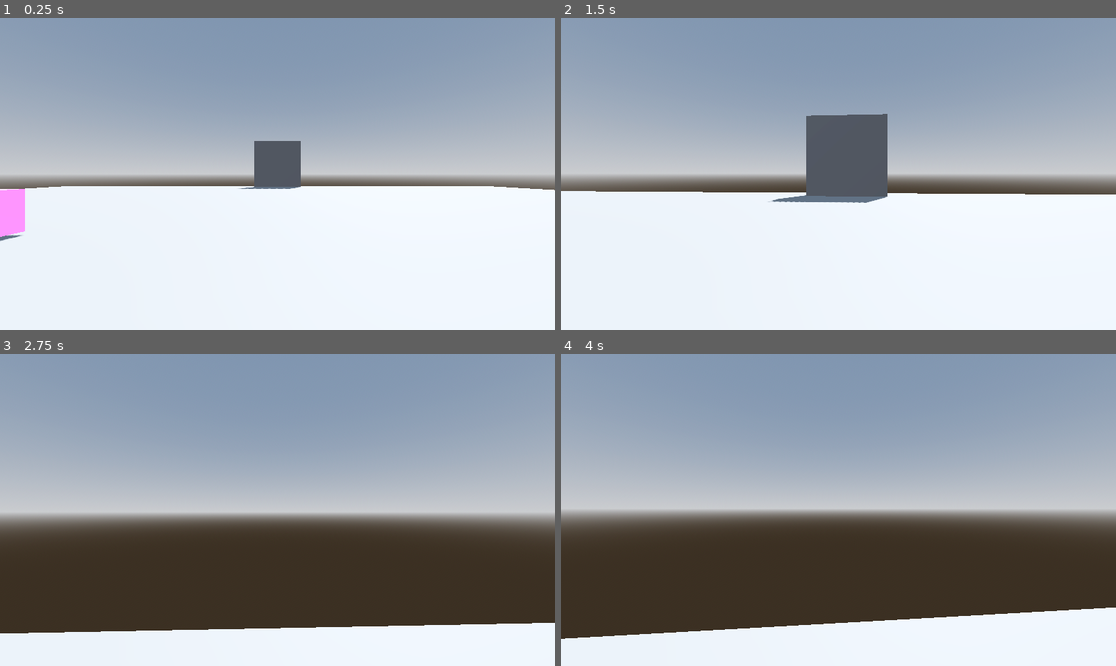
Above: before the commit, frames 1-4 (two rows, left to right).
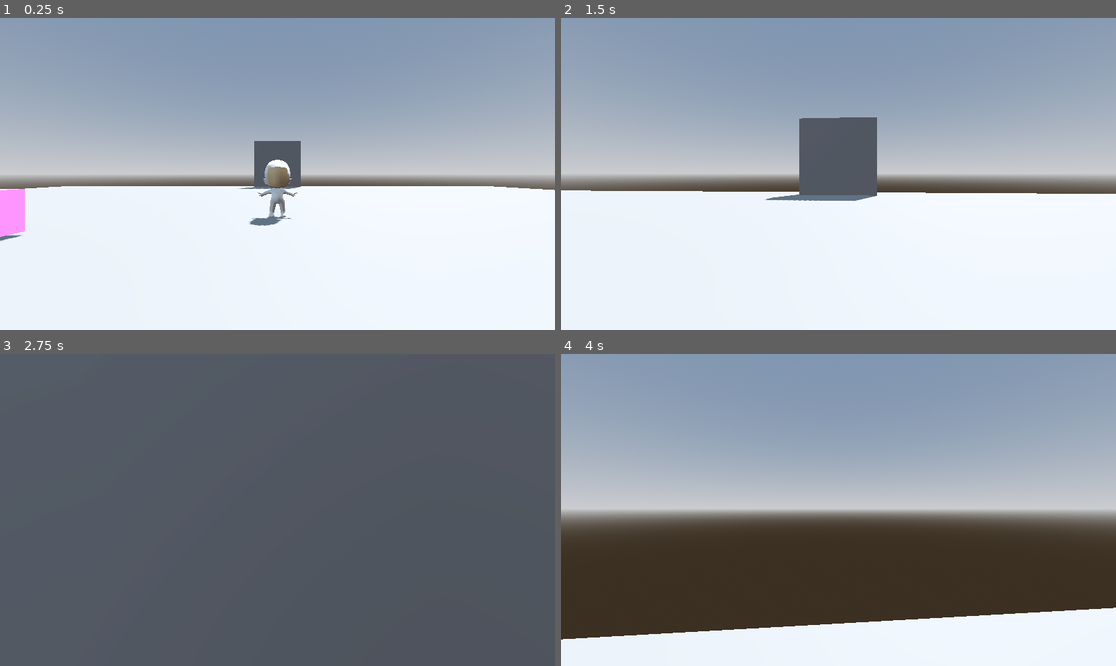
Above: after the commit, the same moments.

Repository: EppuKoskiranta/fgj26
Game: Godot game, scene res://root.tscn
Same seed, same stepped clock (60 frames per second), same inputs: the game is played once before the commit and once after it.
Inputs (mouse positions are in pixels of both pictures, inside the frame that each line leads up to):
- Up to frame 1 (0.25 s): no input
- Up to frame 2 (1.5 s): tap Enter at 0.5 s; move the mouse to (866, 174) at 0.52 s; hold Up (move_forward) from 0.53 s (still down); right-click (866, 174) at 0.6 s; click (866, 174) at 0.67 s; move the mouse to (810, 174) at 1.27 s; tap E (interact) at 1.35 s
- Up to frame 3 (2.75 s): keep holding Up (move_forward); move the mouse to (288, 503) at 2.02 s; tap Tab at 2.1 s
- Up to frame 4 (4 s): keep holding Up (move_forward); move the mouse to (832, 516) at 2.77 s; right-click (832, 516) at 2.85 s; click (832, 516) at 2.92 s; tap Space at 3.5 s; move the mouse to (877, 513) at 3.52 s; hold E (interact) from 3.53 s (still down)

The runs differ from the first frame. In frame 1, 0.7% of the frame differs, in the area x 44-54%, y 45-67%; in frame 2, 1.3%; in frame 3, 99%, in the area x 0-100%, y 0-100%; in frame 4, 0.2%.

Commit message:
customer added to map

Diff:
--- a/fgj-26-godot/GameManager/game_manager.tscn
+++ b/fgj-26-godot/GameManager/game_manager.tscn
@@ -1,6 +1,9 @@
 [gd_scene format=3 uid="uid://bpbdhbtgcho4o"]
 
 [ext_resource type="Script" uid="uid://cg311qf0ugxdu" path="res://GameManager/game_manager.gd" id="1_5dfvm"]
+[ext_resource type="PackedScene" uid="uid://cd1asr7x8yv00" path="res://Objects/customer_logic.tscn" id="2_rt1ce"]
 
 [node name="GameManager" type="Node" unique_id=38479966]
 script = ExtResource("1_5dfvm")
+
+[node name="CustomerLogic" parent="." unique_id=1030538246 instance=ExtResource("2_rt1ce")]
--- a/fgj-26-godot/Map/face_mask_applying_station.tscn
+++ b/fgj-26-godot/Map/face_mask_applying_station.tscn
@@ -24,7 +24,7 @@
 docking_station = NodePath("CameraDockingStation")
 
 [node name="Bed" type="MeshInstance3D" parent="." unique_id=12120602]
-transform = Transform3D(1.1981789, 0, 0, 0, 9.851159, 0, 0, 0, 1.6374707, 0, 0.5040246, 2.07621)
+transform = Transform3D(0.798, 0, 0, 0, 6.562, 0, 0, 0, 1.09, 0.08287454, 0.35945928, 1.0889404)
 mesh = ExtResource("1_3or3y")
 
 [node name="StaticBody3D" type="StaticBody3D" parent="Bed" unique_id=455814590]
@@ -34,7 +34,7 @@
 shape = SubResource("ConcavePolygonShape3D_1yhhs")
 
 [node name="Table" type="MeshInstance3D" parent="." unique_id=1181790091]
-transform = Transform3D(-4.371139e-08, 0, 1, 0, 1, 0, -1, 0, -4.371139e-08, -0.92191374, 1.4109795, 0.28328538)
+transform = Transform3D(-5.2453668e-08, 0, 1.2, 0, 1.2, 0, -1.2, 0, -5.2453668e-08, -0.92191374, 1.6856983, 0.28328538)
 mesh = ExtResource("3_mrlpg")
 
 [node name="LotionPosition" type="Node3D" parent="Table" unique_id=1014050688]
@@ -54,8 +54,8 @@
 transform = Transform3D(1, 0, 0, 0, 1, 0, 0, 0, 1, 2.9802322e-08, -1.0774528, -0.76619816)
 
 [node name="Interactable" parent="." unique_id=290948450 instance=ExtResource("7_kkd5s")]
-transform = Transform3D(1, 0, 0, 0, 1, 0, 0, 0, 1, 1.8098924, 0.5083053, 0.19996613)
-dimesions = Vector3(1.5, 1, 2.5)
+transform = Transform3D(1, 0, 0, 0, 1, 0, 0, 0, 1, 1.390362, 0.5083053, -0.10362142)
+dimesions = Vector3(1.4, 1, 1.8)
 
 [node name="CameraDockingStation" type="Node3D" parent="." unique_id=672156104]
 transform = Transform3D(1, 0, 0, 0, -4.371139e-08, 1, 0, -1, -4.371139e-08, 0.2299385, 2.967655, 0)
--- /dev/null
+++ b/fgj-26-godot/Objects/customer_logic.gd
@@ -0,0 +1,4 @@
+extends CharacterBody3D
+class_name Customer
+
+@onready var speed : float = 10.0
--- /dev/null
+++ b/fgj-26-godot/Objects/customer_logic.tscn
@@ -0,0 +1,25 @@
+[gd_scene format=3 uid="uid://cd1asr7x8yv00"]
+
+[ext_resource type="Script" uid="uid://bj838bnjrt3pm" path="res://Objects/customer_logic.gd" id="1_poerd"]
+[ext_resource type="PackedScene" uid="uid://dkxydki4hpsmo" path="res://Prefabs/customer.tscn" id="2_tcwjl"]
+
+[sub_resource type="CapsuleShape3D" id="CapsuleShape3D_tcwjl"]
+
+[sub_resource type="SphereShape3D" id="SphereShape3D_tcwjl"]
+radius = 0.56235075
+
+[node name="CustomerLogic" type="CharacterBody3D" unique_id=1030538246]
+collision_layer = 4
+collision_mask = 7
+script = ExtResource("1_poerd")
+
+[node name="CollisionShape3D" type="CollisionShape3D" parent="." unique_id=1331124898]
+transform = Transform3D(1, 0, 0, 0, 1, 0, 0, 0, 1, 0, 1, 0)
+shape = SubResource("CapsuleShape3D_tcwjl")
+
+[node name="CollisionShape3D2" type="CollisionShape3D" parent="." unique_id=1986274750]
+transform = Transform3D(1, 0, 0, 0, 1, 0, 0, 0, 1, 0, 1.4471877, 0)
+shape = SubResource("SphereShape3D_tcwjl")
+
+[node name="CustomerVisuals" parent="." unique_id=166304056 instance=ExtResource("2_tcwjl")]
+transform = Transform3D(0.435, 0, 0, 0, 0.435, 0, 0, 0, 0.435, 0, 0, 0)
--- a/fgj-26-godot/Player/player.tscn
+++ b/fgj-26-godot/Player/player.tscn
@@ -3,16 +3,16 @@
 [ext_resource type="Script" uid="uid://deavst2i411q1" path="res://Player/player.gd" id="1_4ntmi"]
 [ext_resource type="PackedScene" uid="uid://cpc2r22tv5qnk" path="res://Camera/camera_docking_station.tscn" id="2_btcbx"]
 
-[sub_resource type="CapsuleShape3D" id="CapsuleShape3D_gwnis"]
+[sub_resource type="CapsuleShape3D" id="CapsuleShape3D_4ntmi"]
 
 [node name="Player" type="CharacterBody3D" unique_id=2142164832]
-collision_layer = 3
-collision_mask = 3
+collision_layer = 2
+collision_mask = 7
 script = ExtResource("1_4ntmi")
 
 [node name="CollisionShape3D" type="CollisionShape3D" parent="." unique_id=1469642109]
 transform = Transform3D(1, 0, 0, 0, 1, 0, 0, 0, 1, 0, 1, 0)
-shape = SubResource("CapsuleShape3D_gwnis")
+shape = SubResource("CapsuleShape3D_4ntmi")
 
 [node name="FPSView" parent="." unique_id=1199988931 instance=ExtResource("2_btcbx")]
 unique_name_in_owner = true
--- a/fgj-26-godot/Prefabs/customer.tscn
+++ b/fgj-26-godot/Prefabs/customer.tscn
@@ -45,9 +45,9 @@
 [sub_resource type="ConcavePolygonShape3D" id="ConcavePolygonShape3D_r8ta2"]
 data = PackedVector3Array(0.69619995, 2.8381999, 0.7542, 0.5578, 2.9808998, 0.86289996, 0.7213, 2.9775, 0.75879997, 0.7 …(13158 unchanged characters)…
 
-[node name="customer" unique_id=166304056 instance=ExtResource("1_7tiyv")]
+[node name="Customer" unique_id=166304056 instance=ExtResource("1_7tiyv")]
 
-[node name="face" parent="." index="1" unique_id=43605742]
+[node name="face" parent="." index="1" unique_id=333104964]
 material_override = ExtResource("2_r8ta2")
 mesh = SubResource("ArrayMesh_r8ta2")
 
--- a/fgj-26-godot/project.godot
+++ b/fgj-26-godot/project.godot
@@ -66,6 +66,7 @@
 
 3d_physics/layer_1="Obstacles"
 3d_physics/layer_2="Player"
+3d_physics/layer_3="Customer"
 
 [physics]
 
--- a/fgj-26-godot/root.tscn
+++ b/fgj-26-godot/root.tscn
@@ -34,6 +34,9 @@
 [node name="GameManager" parent="." unique_id=38479966 node_paths=PackedStringArray("player_camera") instance=ExtResource("6_l8v81")]
 player_camera = NodePath("../PlayerCamera")
 
+[node name="CustomerLogic" parent="GameManager" index="0" unique_id=1030538246]
+transform = Transform3D(1, 0, 0, 0, 1, 0, 0, 0, 1, 0, 0, -7.3570952)
+
 [node name="InteractPromt" parent="." unique_id=1773362808 instance=ExtResource("7_vyht1")]
 
 [editable path="GameManager"]
Not shown, added: fgj-26-godot/Objects/customer_logic.gd.uid
